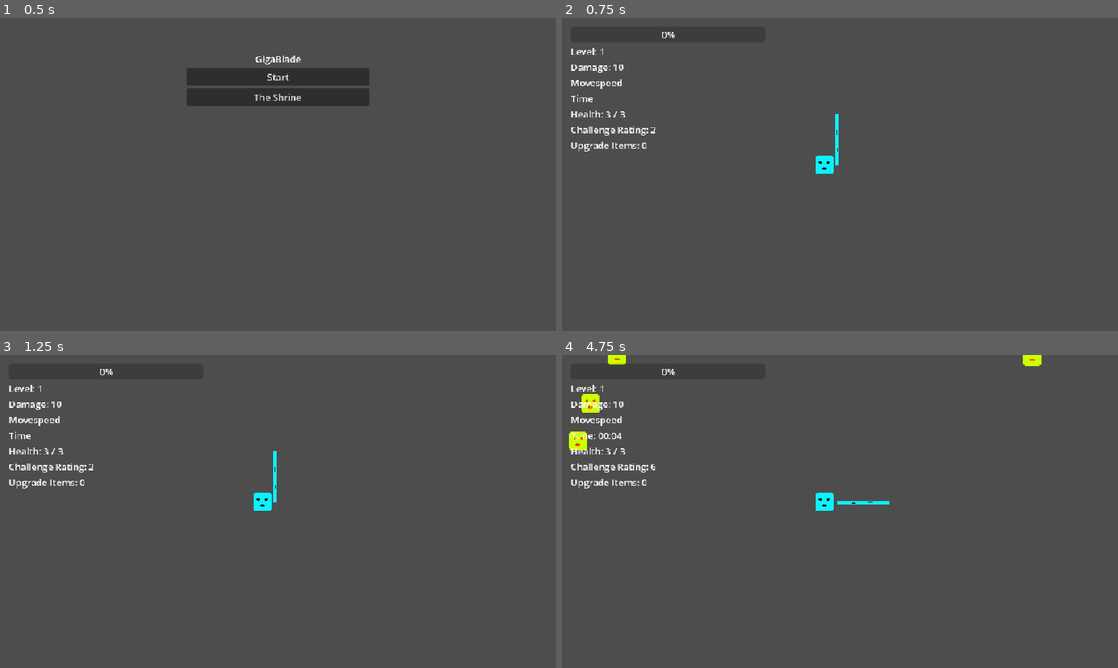
Above: before the commit, frames 1-4 (two rows, left to right).
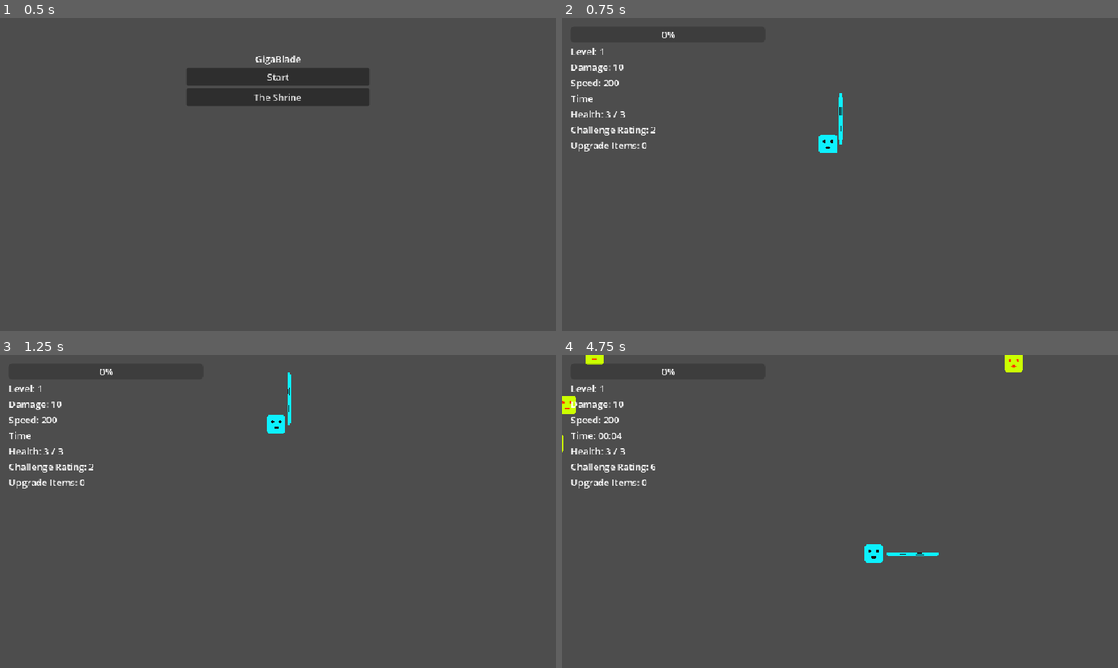
Above: after the commit, the same moments.

Repository: elygreen/GigaBlade
Game: Godot game, scene res://Main_Scenes/root_node.tscn
Two runs of this game, one before a commit and one after it. Both use one fixed random seed, a clock stepped at 60 frames per second and the inputs below.
Inputs (mouse positions are in pixels of both pictures, inside the frame that each line leads up to):
- Up to frame 1 (0.5 s): no input
- Up to frame 2 (0.75 s): click "Start" at 0.5 s
- Up to frame 3 (1.25 s): no input
- Up to frame 4 (4.75 s): move the mouse to (962, 495) at 1.27 s; click (962, 495) at 1.35 s; move the mouse to (728, 527) at 2.02 s; right-click (728, 527) at 2.1 s; move the mouse to (895, 442) at 2.77 s; click (895, 442) at 2.85 s; move the mouse to (812, 574) at 3.52 s; right-click (812, 574) at 3.6 s; move the mouse to (1006, 558) at 4.27 s; click (1006, 558) at 4.35 s

Frame 1 is identical in both runs. In frame 2, 0.7% of the frame differs, in the area x 1-51%, y 19-50%; in frame 3, 0.7%; in frame 4, 1.7%, in the area x 0-87%, y 0-67%.
Error before the commit: Parse Error: Argument 1 of annotation "@export_enum" isn't a constant expression. (res://Base_Shrine_Upgrade.gd:5)

Commit message:
Revert "Trash Changes"
This reverts commit a61866e05fec6e827fd6f7b3b65c34e35a0ec0b3.

Diff:
--- a/Base_Shrine_Upgrade.gd
+++ b/Base_Shrine_Upgrade.gd
@@ -2,7 +2,7 @@
 class_name Base_Shrine_Upgrade
 
 @export var id: String = "default_id"
-@export_enum(StatTypes)
+@export var stat_to_modify: String = "stat_id"
 
 @export_multiline var title: String = "New Upgrade"
 @export_multiline var description: String = "Gives a one time bonus"
--- a/Player/Player_Stats.gd
+++ b/Player/Player_Stats.gd
@@ -3,10 +3,10 @@
 signal stat_updated(stat_name, new_value)
 
 const STATS = {
-	StatTypes.PLAYER_SPEED: {"base": 200.0, "type": "multiplicative"},
-	StatTypes.MAX_HEALTH: {"base": 3, "type": "additive"},
-	StatTypes.SWORD_DAMAGE: {"base": 10, "type": "additive"},
-	StatTypes.SWORD_SIZE: {"base": 1.0, "type": "multiplicative"}
+	"speed": {"base": 200.0, "type": "multiplicative"},
+	"max_health": {"base": 3, "type": "additive"},
+	"sword_damage": {"base": 10, "type": "additive"},
+	"sword_size": {"base": 1.0, "type": "multiplicative"}
 }
 
 var perm_bonuses: Dictionary = {}
--- a/Stat_Types.gd
+++ /dev/null
@@ -1,8 +0,0 @@
-extends RefCounted
-
-class_name StatTypes
-
-const PLAYER_SPEED = "player_speed"
-const MAX_HEALTH = "max_health"
-const SWORD_DAMAGE = "sword_damage"
-const SWORD_SIZE = "sword_size"
Not shown, removed: Stat_Types.gd.uid
